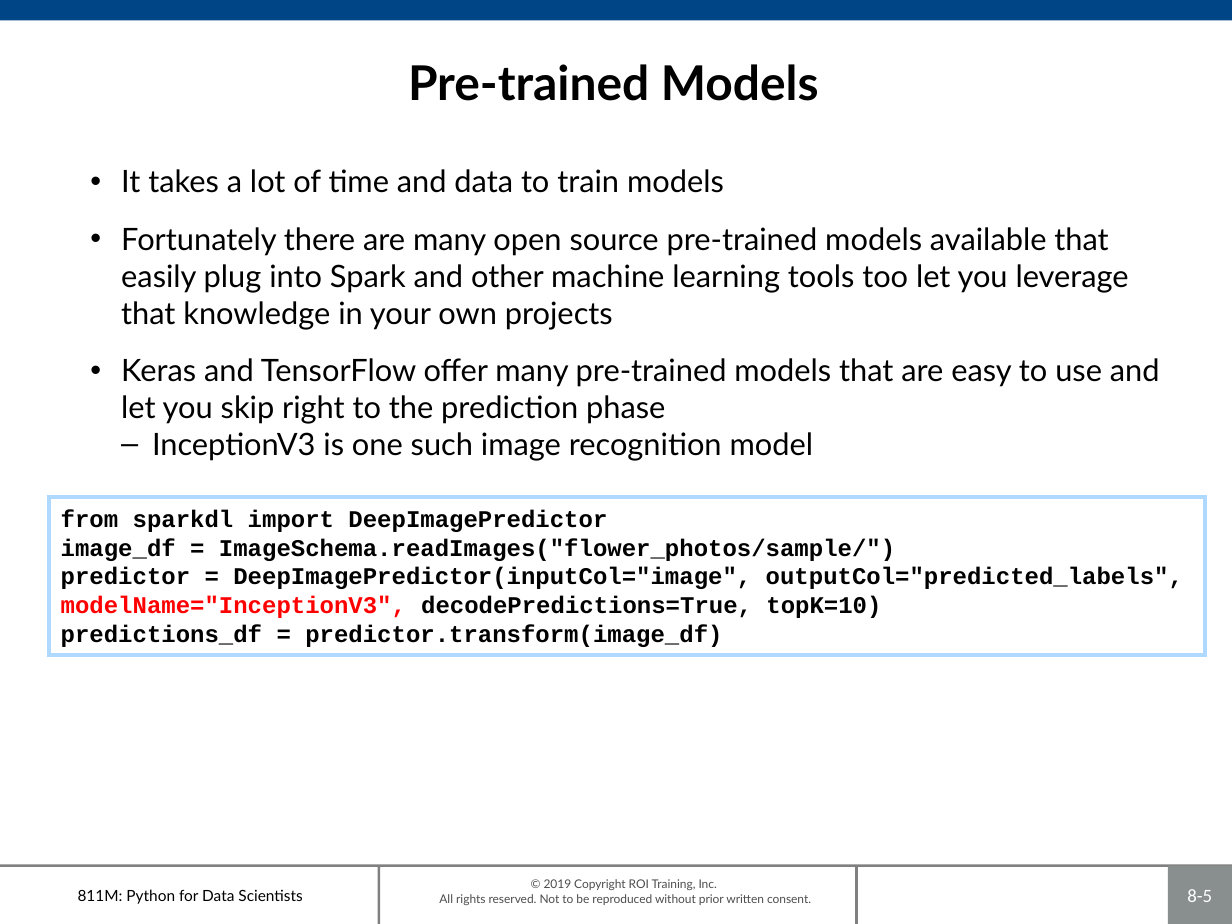
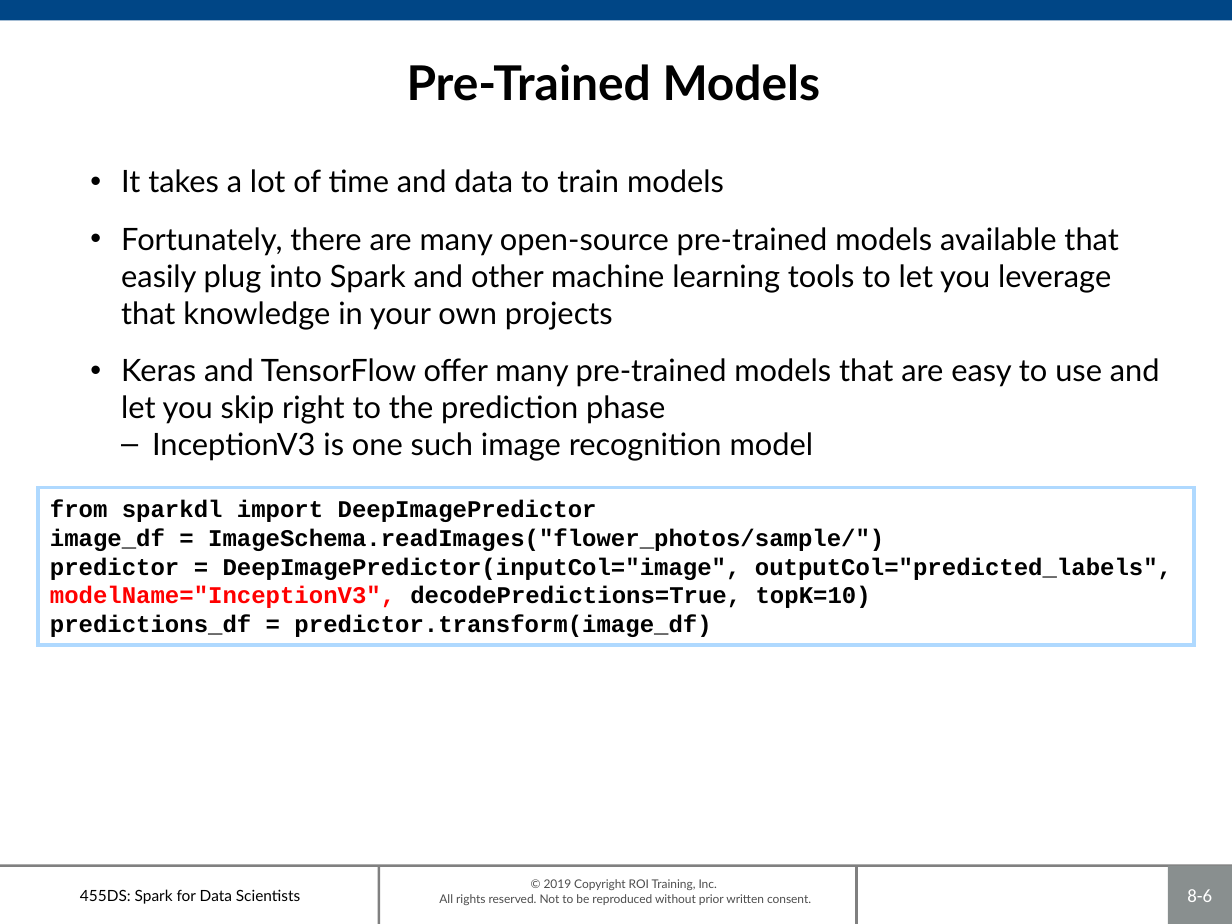
Before and after one commit to roitraining/SparkforDataScientists, a slide deck: slide 6 of 455DS-Ch08_DeepLearning.pptx (slide 5 before the commit). Drawn at 1232x924 pixels with LibreOffice and Linux fonts; fonts in the diff are those of the drawing; background and template pictures are left out. Boxes give left, top, right and bottom in pixels: in the first picture for what was removed or moved away, otherwise in the second. Text is boxed around its words. In the diff, an @@ line names an element or a change of style, - is before the commit and + after.

```diff
--- a/455DS-Ch08_DeepLearning.pptx
+++ b/455DS-Ch08_DeepLearning.pptx
@@ title at (407,64,821,101): text changed @@
-Pre-trained Models
+Pre-Trained Models
@@ text at (121,227,1118,330): text changed @@
-• Fortunately there are many open source pre-trained models available that easily plug into Spark and other machine learning tools too let you leverage that knowledge in your own projects
+• Fortunately, there are many open-source pre-trained models available that easily plug into Spark and other machine learning tools to let you leverage that knowledge in your own projects
@@ rectangle "from sparkdl import DeepImagePredictor": place and size @@
-rectangle "from sparkdl import DeepImagePredictor" at (48,498,1205,655)
+rectangle "from sparkdl import DeepImagePredictor" at (38,488,1195,646)
@@ text at (80,889,300,904): text changed @@
-811M: Python for Data Scientists
+455DS: Spark for Data Scientists
@@ page number at (1187,889,1212,902): text changed @@
-8-5
+8-6
```
Also in this commit, not shown: 7 other slides changed, 1 slide added, 10 other files.
